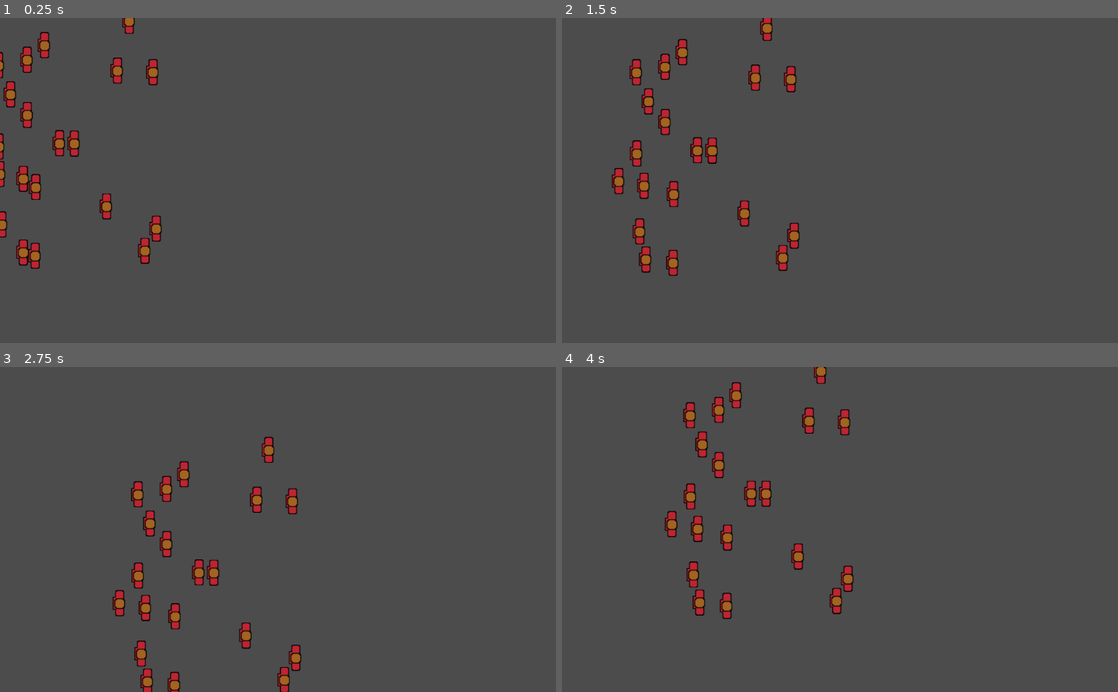
Above: before the commit, frames 1-4 (two rows, left to right).
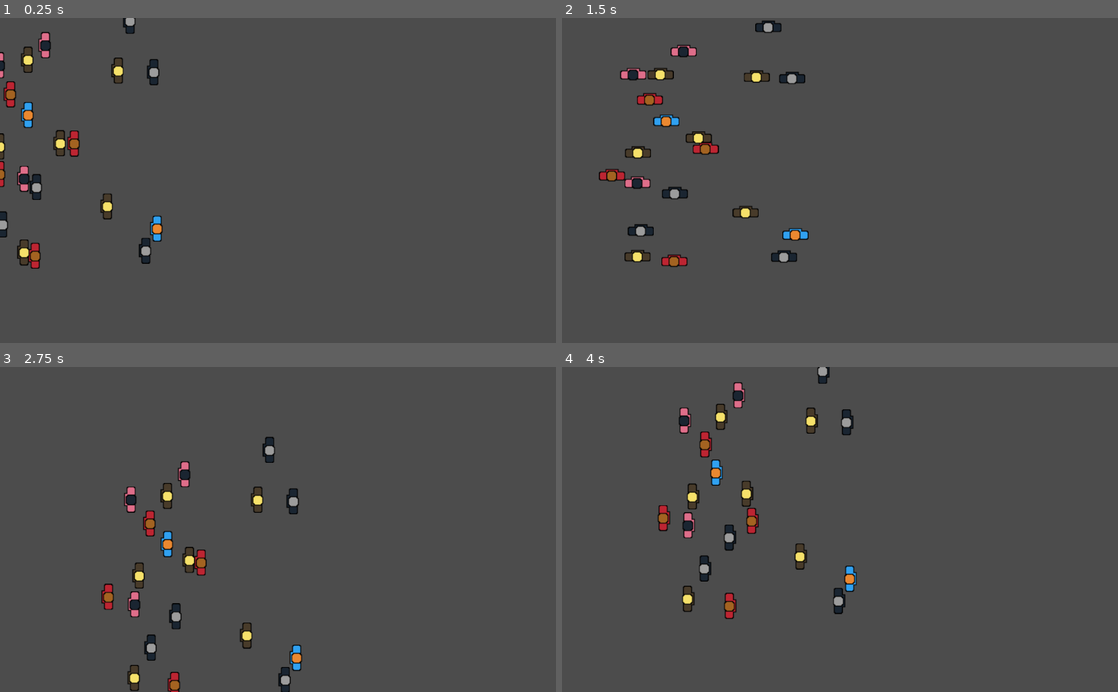
Above: after the commit, the same moments.

Repository: Robimy-gry/QGJ
Game: Godot game, scene res://World.tscn
The game is run twice, just before and just after one commit, with the same random seed, the same clock (stepped at 60 frames per second) and the same inputs.
Inputs:
- Up to frame 1 (0.25 s): no input
- Up to frame 2 (1.5 s): tap Enter at 0.5 s; hold Right (ui_right) 0.53-1.28 s; hold Down (ui_down) from 1.28 s (still down)
- Up to frame 3 (2.75 s): release Down (ui_down) at 2.03 s; hold Right (ui_right) from 2.03 s (still down)
- Up to frame 4 (4 s): release Right (ui_right) at 2.78 s; hold Up (ui_up) 2.78-3.53 s; hold Left (ui_left) from 3.53 s (still down)

The runs differ from the first frame. In frame 1, 2.1% of the frame differs, in the area x 0-30%, y 0-77%; in frame 2, 4.4%, in the area x 6-45%, y 0-80%; in frame 3, 3.7%; in frame 4, 4.2%.

Commit message:
Player color randimization and boundaries
Added random player color when creating player object
Added sprites for direction up/p1_down
Added WIP screen boundaries

Diff:
--- a/Player.gd
+++ b/Player.gd
@@ -6,6 +6,15 @@
 const MAX_SPEED = 200
 const FRICTION = 0.1
 var motion = Vector2()
+var screensize
+var player_right = ["p1_right", "p2_right", "p3_right", "p4_right", "p5_right"]
+var player_down = ["p1_down", "p2_down", "p3_down", "p4_down", "p5_down"]
+var player_number
+
+func _ready():
+	screensize = get_viewport_rect().size
+	player_number = (randi() % player_right.size())
+	$AnimatedSprite.animation = player_right[player_number]
 
 func _physics_process(delta):
 	update_movement(delta)
@@ -45,3 +54,21 @@
 		motion.x = clamp((motion.x + SPEED), 0, MAX_SPEED)
 	else:
 		motion.x = lerp(motion.x, 0, FRICTION)
+
+	if motion.x != 0:
+		$CollisionShape2D.rotation_degrees = 0
+		$AnimatedSprite.animation = player_right[player_number]
+		$AnimatedSprite.flip_v = false
+		$AnimatedSprite.flip_h = motion.x < 0
+
+	if motion.y !=0 and (Input.is_action_pressed("ui_up") or Input.is_action_pressed("ui_down")):
+		$CollisionShape2D.rotation_degrees = 90
+		$AnimatedSprite.animation = player_down[player_number]
+		$AnimatedSprite.flip_v = motion.y < 0
+
+func _process(delta):
+		position.x = clamp(position.x, 0, screensize.x/2)
+		position.y = clamp(position.y, 0, screensize.y)
+
+func _on_KinematicBody2D_body_shape_entered(body_id, body, body_shape, area_shape):
+	hide()
--- a/Player.tscn
+++ b/Player.tscn
@@ -1,7 +1,69 @@
-[gd_scene load_steps=4 format=2]
+[gd_scene load_steps=14 format=2]
 
 [ext_resource path="res://Sprites/p1.png" type="Texture" id=1]
 [ext_resource path="res://Player.gd" type="Script" id=2]
+[ext_resource path="res://Sprites/p5.png" type="Texture" id=3]
+[ext_resource path="res://Sprites/p4.png" type="Texture" id=4]
+[ext_resource path="res://Sprites/p2.png" type="Texture" id=5]
+[ext_resource path="res://Sprites/p3.png" type="Texture" id=6]
+[ext_resource path="res://Sprites/p2_down.png" type="Texture" id=7]
+[ext_resource path="res://Sprites/p4_down.png" type="Texture" id=8]
+[ext_resource path="res://Sprites/p5_down.png" type="Texture" id=9]
+[ext_resource path="res://Sprites/p3_down.png" type="Texture" id=10]
+[ext_resource path="res://Sprites/p1_down.png" type="Texture" id=11]
+
+[sub_resource type="SpriteFrames" id=2]
+animations = [ {
+"frames": [ ExtResource( 8 ) ],
+"loop": true,
+"name": "p4_down",
+"speed": 5.0
+}, {
+"frames": [ ExtResource( 5 ) ],
+"loop": true,
+"name": "p2_right",
+"speed": 5.0
+}, {
+"frames": [ ExtResource( 6 ) ],
+"loop": true,
+"name": "p3_right",
+"speed": 5.0
+}, {
+"frames": [ ExtResource( 7 ) ],
+"loop": true,
+"name": "p2_down",
+"speed": 5.0
+}, {
+"frames": [ ExtResource( 11 ) ],
+"loop": true,
+"name": "p1_down",
+"speed": 5.0
+}, {
+"frames": [ ExtResource( 1 ) ],
+"loop": true,
+"name": "p1_right",
+"speed": 5.0
+}, {
+"frames": [ ExtResource( 3 ) ],
+"loop": true,
+"name": "p5_right",
+"speed": 5.0
+}, {
+"frames": [ ExtResource( 10 ) ],
+"loop": true,
+"name": "p3_down",
+"speed": 5.0
+}, {
+"frames": [ ExtResource( 4 ) ],
+"loop": true,
+"name": "p4_right",
+"speed": 5.0
+}, {
+"frames": [ ExtResource( 9 ) ],
+"loop": true,
+"name": "p5_down",
+"speed": 5.0
+} ]
 
 [sub_resource type="CapsuleShape2D" id=1]
 radius = 6.5838
@@ -10,8 +72,9 @@
 [node name="KinematicBody2D" type="KinematicBody2D"]
 script = ExtResource( 2 )
 
-[node name="Sprite" type="Sprite" parent="."]
-texture = ExtResource( 1 )
+[node name="AnimatedSprite" type="AnimatedSprite" parent="."]
+frames = SubResource( 2 )
+animation = "p1_right"
 
 [node name="CollisionShape2D" type="CollisionShape2D" parent="."]
 position = Vector2( -2.37167, 0 )
Binary file added: Sprites/p1_down.png
Binary file added: Sprites/p2_down.png
Binary file added: Sprites/p3_down.png
Binary file added: Sprites/p4_down.png
Binary file added: Sprites/p5_down.png
